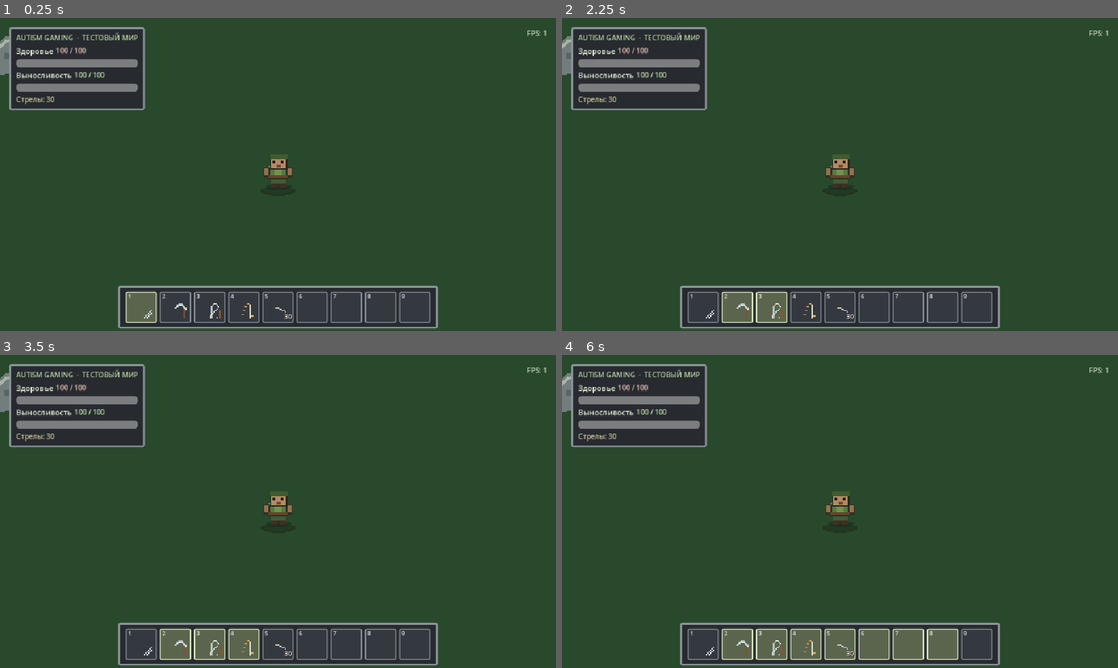
Above: before the commit, frames 1-4 (two rows, left to right).
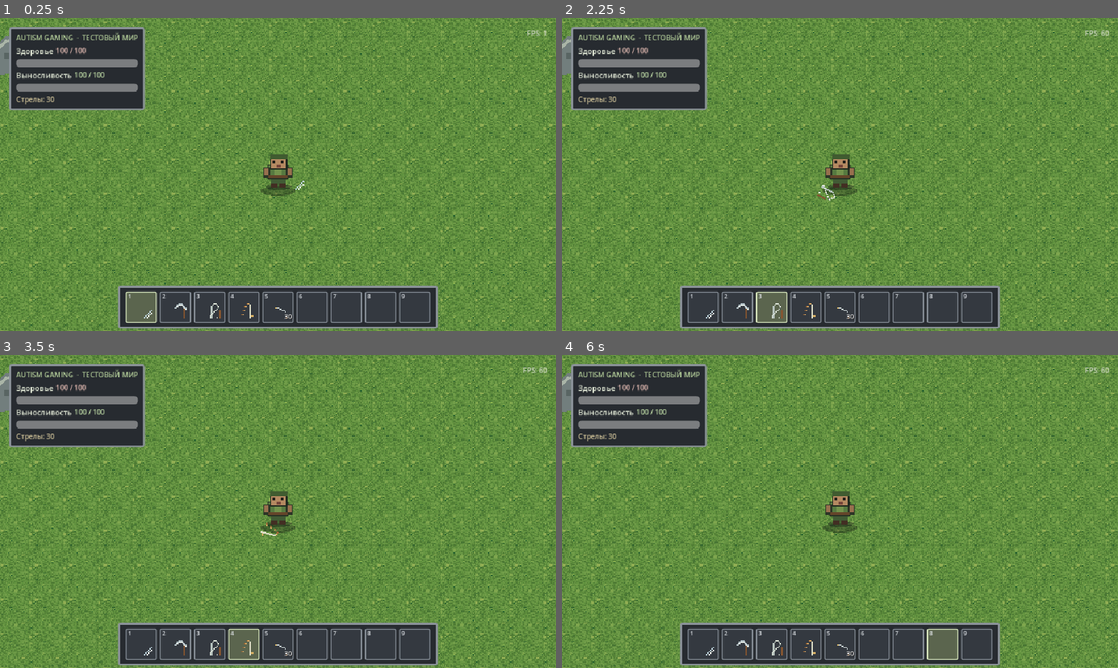
Above: after the commit, the same moments.

Repository: BigFluffyCatOnWatermelon/autism-gaming
Game: Godot game, scene res://scenes/world.tscn
The game is run twice, just before and just after one commit, with the same random seed, the same clock (stepped at 60 frames per second) and the same inputs.
Inputs:
- Up to frame 1 (0.25 s): no input
- Up to frame 2 (2.25 s): click "1" at 0.5 s; click "2" at 1.25 s; click "3" at 2 s
- Up to frame 3 (3.5 s): click "4" at 2.75 s
- Up to frame 4 (6 s): click "5" at 3.5 s; click "6" at 4.25 s; click "7" at 5 s; click "8" at 5.75 s

The runs differ from the first frame. In frame 1, 85% of the frame differs, in the area x 0-100%, y 0-100%; in frame 2, 86%; in frame 3, 86%; in frame 4, 88%.
Error before the commit: Parse Error: Cannot infer the type of "aim_direction" variable because the value doesn't have a set type. (res://scripts/world_controller.gd:177)

Commit message:
fix: type aim direction and complete 27-slot grid

Diff:
--- a/scripts/game_config.gd
+++ b/scripts/game_config.gd
@@ -80,7 +80,7 @@
 		"inventory": {
 			"hotbar_slots": 9,
 			"base_backpack_slots": 12,
-			"max_backpack_slots": 24,
+			"max_backpack_slots": 27,
 			"expansion_step": 3,
 			"starting_arrows": 30,
 		},
--- a/scripts/world_controller.gd
+++ b/scripts/world_controller.gd
@@ -174,7 +174,7 @@
 	_update_z_order()
 	if player != null and player.has_method("set_held_item"):
 		var selected_item := str(HOTBAR_ITEMS[selected_slot])
-		var aim_direction := (get_global_mouse_position() - player.global_position).normalized()
+		var aim_direction: Vector2 = (get_global_mouse_position() - player.global_position).normalized()
 		player.set_held_item(selected_item, aim_direction)
 	if ui != null and player != null:
 		ui.set_player_data(
@@ -224,7 +224,7 @@
 	ui.set_hotbar_selection(selected_slot)
 	var label: String = str(HOTBAR_ITEMS[index])
 	if player != null and player.has_method("set_held_item"):
-		var aim_direction := (get_global_mouse_position() - player.global_position).normalized()
+		var aim_direction: Vector2 = (get_global_mouse_position() - player.global_position).normalized()
 		player.set_held_item(label, aim_direction)
 	if label == "":
 		_log("Пустой слот.")
Not shown, changed: PROJECT_STATE.md
